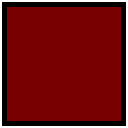
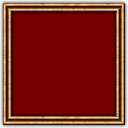
Before/after of a w=128, h=128 layered artwork. What changed in the layer stack:
removed layer "Rectangle 1" over [left=8, top=8, right=120, bottom=120]
removed layer "Background" over [left=2, top=2, right=126, bottom=126]
added layer "Layer 10" above "Layer 11" over [left=0, top=0, right=128, bottom=128]
added layer "Layer 11" over [left=3, top=3, right=125, bottom=125]
